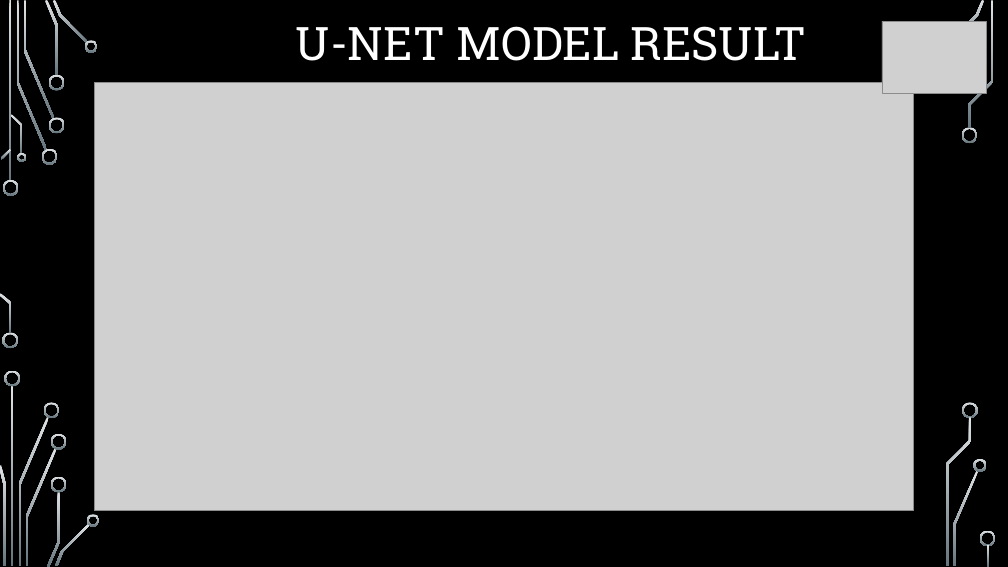
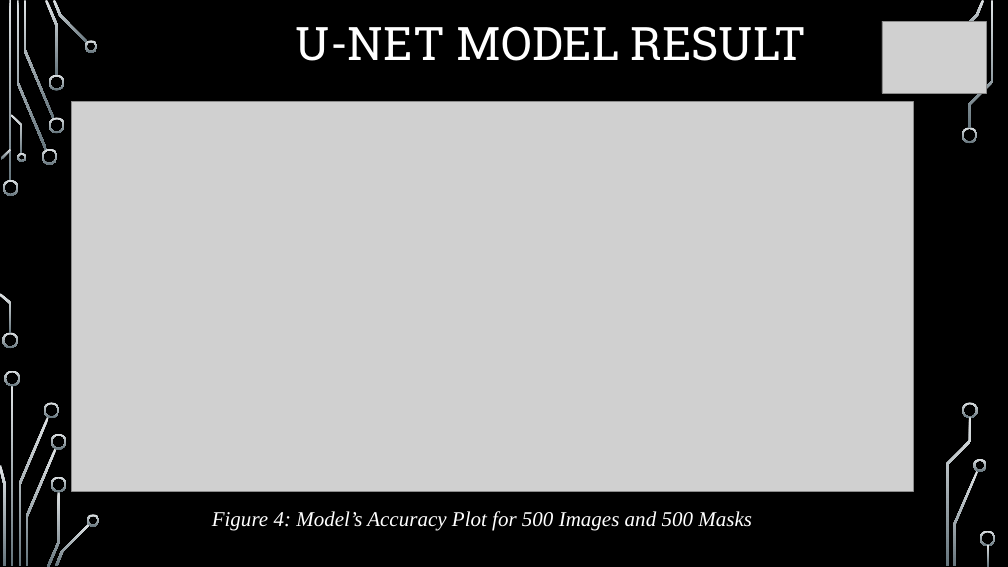
Before and after one commit to Group5FinalProject/Cancer_Champions, a slide deck: slide 8 of Cancer_Champions_PPT.pptx. Drawn at 1008x567 pixels with LibreOffice and Linux fonts; fonts in the diff are those of the drawing; grey boxes stand for pictures; background and template pictures are left out. Boxes give left, top, right and bottom in pixels: in the first picture for what was removed or moved away, otherwise in the second. Text is boxed around its words. In the diff, an @@ line names an element or a change of style, - is before the commit and + after.

```diff
--- a/Cancer_Champions_PPT.pptx
+++ b/Cancer_Champions_PPT.pptx
@@ picture: place and size @@
-picture at <box>95,82,913,510</box>
+picture at <box>72,101,913,492</box>
@@ text added at <box>212,511,752,531</box>, 20 pt, text #FFFFFF, italic @@
+Figure 4: Model’s Accuracy Plot for 500 Images and 500 Masks
```
Also in this commit, not shown: 9 other slides changed, 1 slide added, 2 slides removed.
